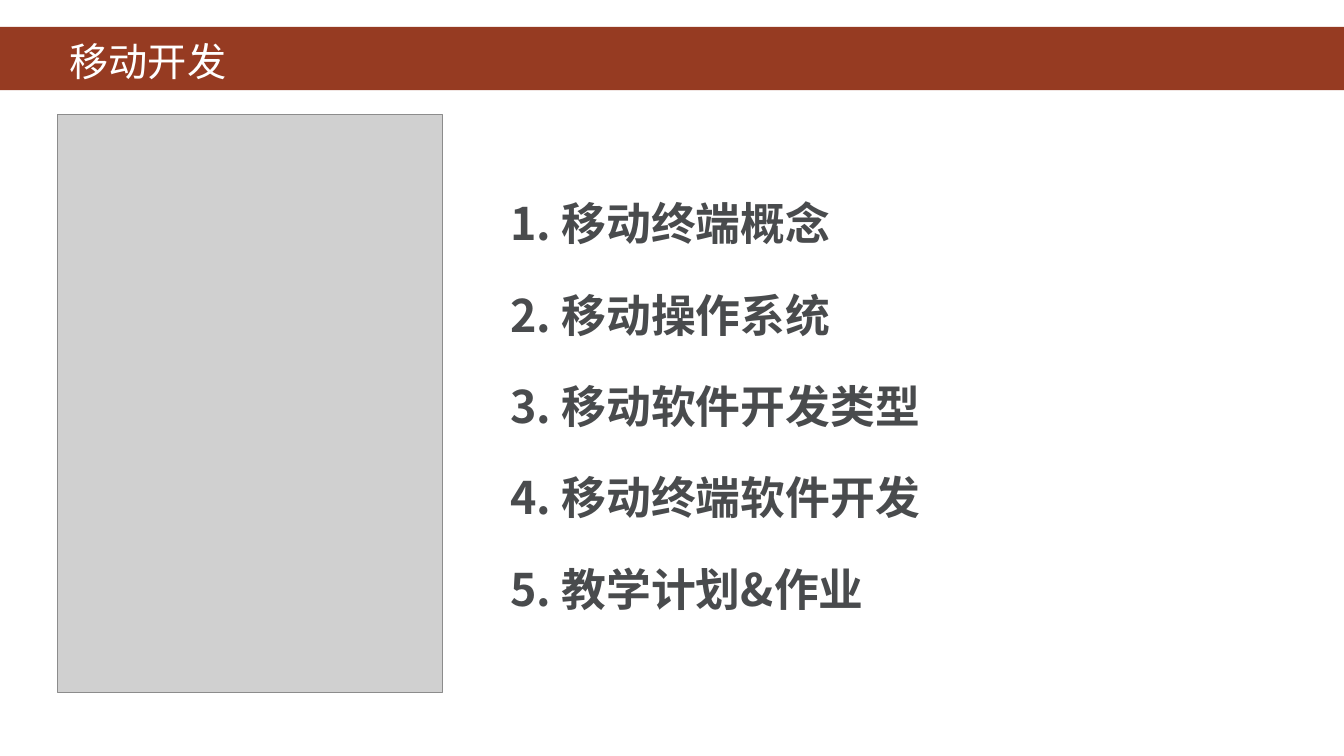
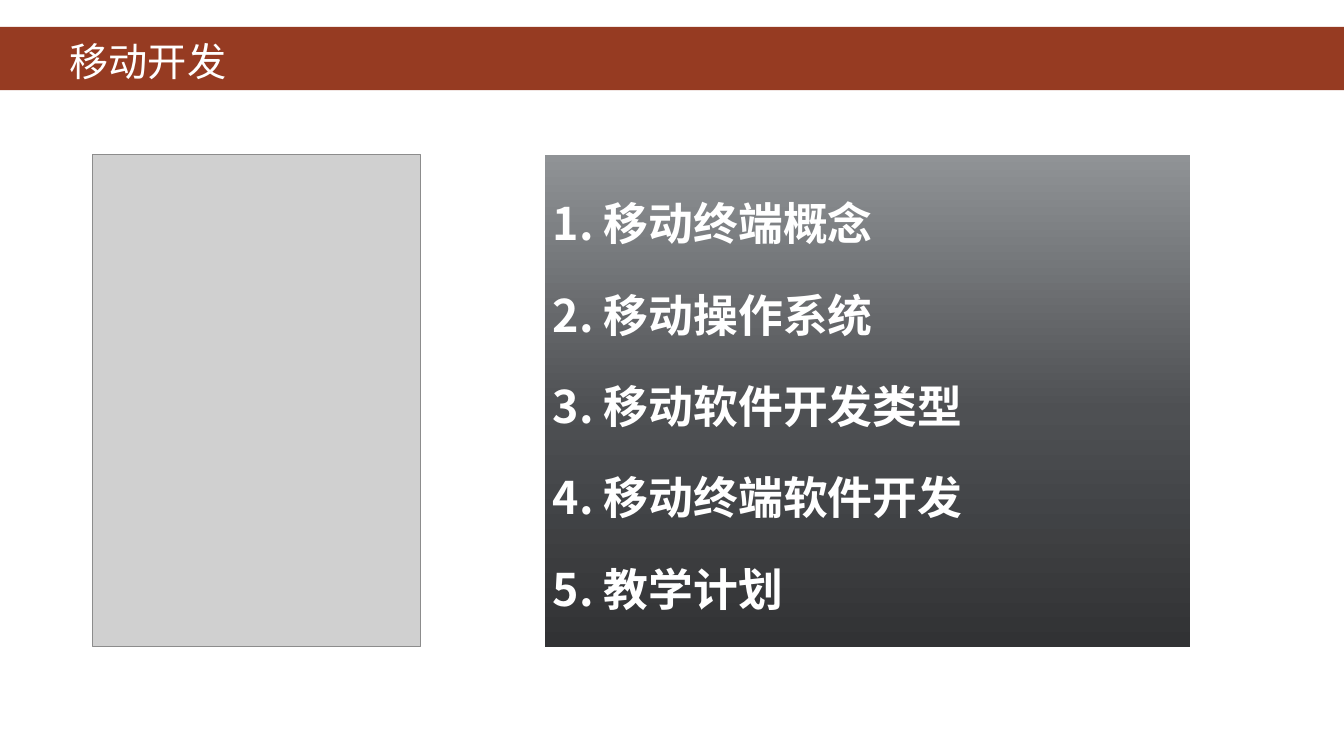
Before and after one commit to HBU/Android-PPT, a slide deck: slide 2 of 00.0 -- 移动开发 -- 第00章.pptx. Drawn at 1344x756 pixels with LibreOffice and Linux fonts; fonts in the diff are those of the drawing; grey boxes stand for pictures; background and template pictures are left out. Boxes give left, top, right and bottom in pixels: in the first picture for what was removed or moved away, otherwise in the second. Text is boxed around its words. In the diff, an @@ line names an element or a change of style, - is before the commit and + after.

```diff
--- a/00.0 -- 移动开发 -- 第00章.pptx
+++ b/00.0 -- 移动开发 -- 第00章.pptx
@@ picture: place and size @@
-picture at bbox=[57, 115, 442, 693]
+picture at bbox=[93, 154, 420, 647]
@@ rectangle "1. 移动终端概念": place and size @@
-rectangle "1. 移动终端概念" at bbox=[510, 201, 920, 610]
+rectangle "1. 移动终端概念" at bbox=[545, 154, 1191, 647]
@@ rectangle "1. 移动终端概念" at bbox=[545, 154, 1191, 647]: fill none to gradient #313234 to #4E5053 to #909396 @@
@@ text in rectangle at bbox=[553, 201, 963, 518]: text colour #494B4D to #FFFFFF in "1. 移动终端概念", "2. 移动操作系统", "3. 移动软件开发类型", "4. 移动终端软件开发" @@
@@ text in rectangle at bbox=[553, 567, 783, 610]: text changed; text colour #494B4D to #FFFFFF @@
-5. 教学计划&作业
+5. 教学计划
```
Also in this commit, not shown: 6 other slides changed, 1 other file.
